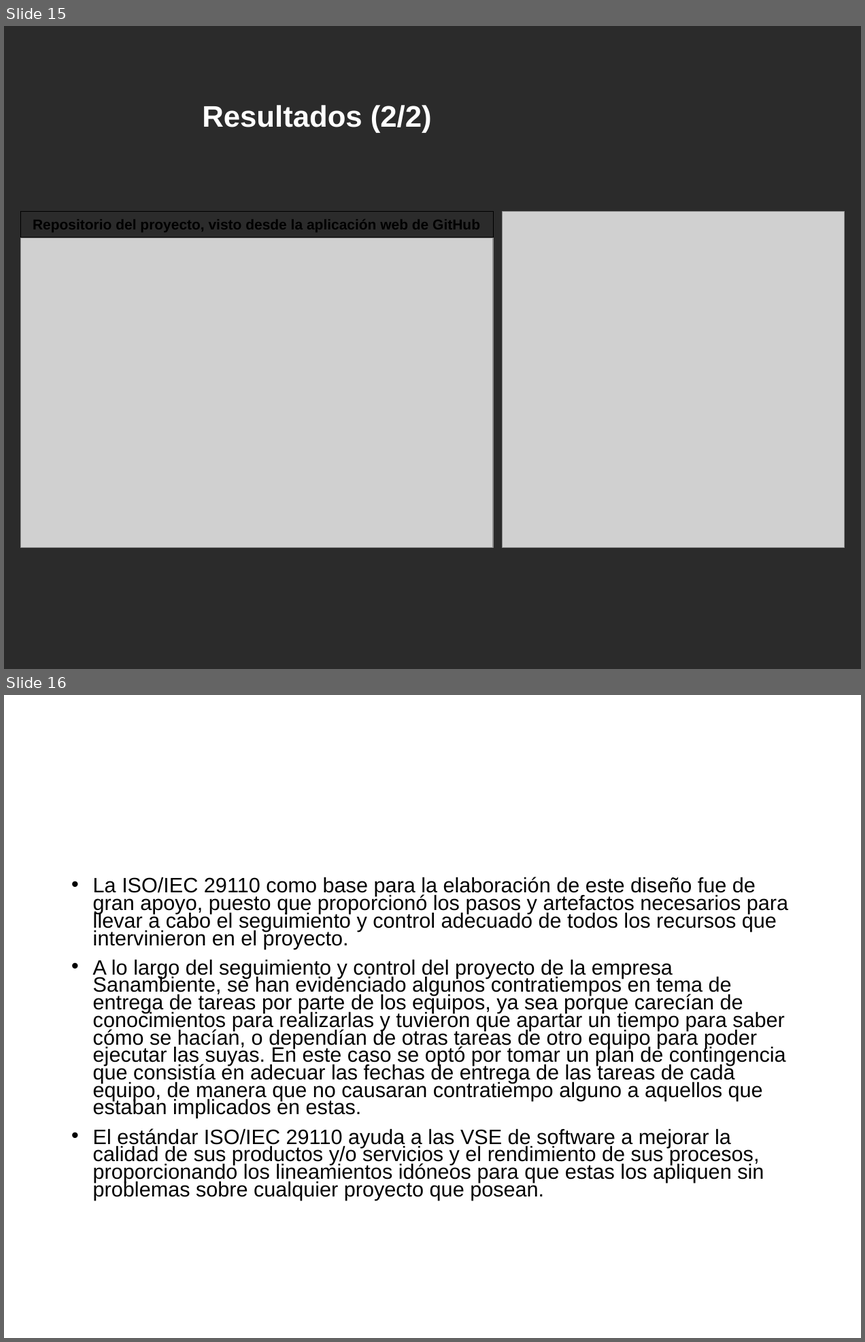
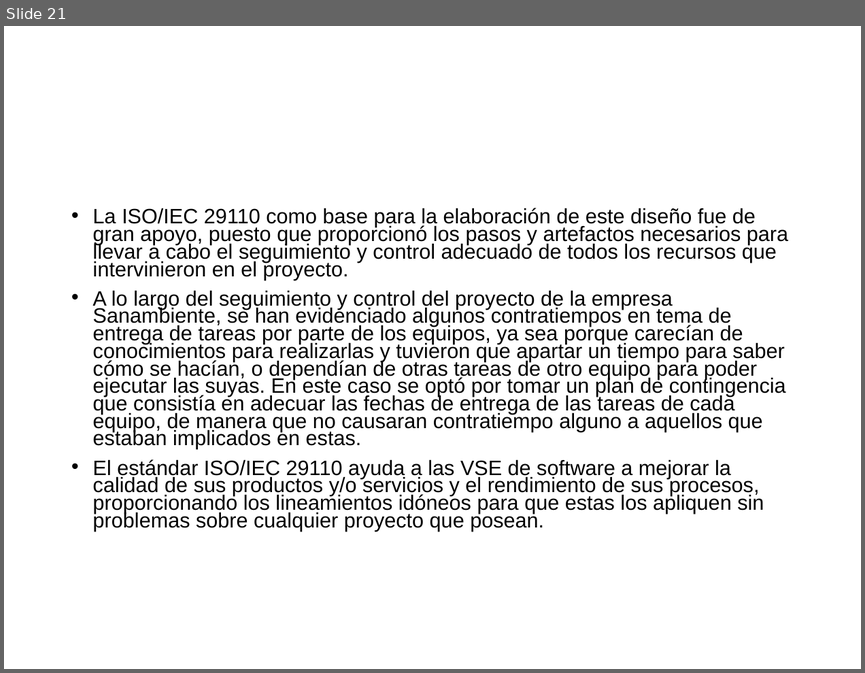
Before and after one commit to cristianpazu/Proyecto-Sanambiente, a slide deck: Documento(s) de proyecto de grado/Presentación del proyecto de grado.pptx. Shown one above the other, each under a label of ours: slides 15 and 16 before the commit, slide 21 after it. The pictures are 865x1342 and 865x673 pixels, drawn with LibreOffice and Linux fonts; fonts in the diff are those of the drawing; grey boxes stand for pictures; background and template pictures are left out; a plain dark background stands for a picture behind light text. Boxes give left, top, right and bottom in pixels: in the first picture for what was removed or moved away, otherwise in the second. Text is boxed around its words. In the diff, an @@ line names an element or a change of style, - is before the commit and + after.

Commit message:
Cambios en las diapositivas para la sustentación del proyecto

```diff
--- a/Documento(s) de proyecto de grado/Presentación del proyecto de grado.pptx
+++ b/Documento(s) de proyecto de grado/Presentación del proyecto de grado.pptx
@@ slide 15 removed at <box>4,26,861,669</box>, background picture (left out) @@
@@ title removed at <box>202,105,432,133</box> @@
-Resultados (2/2)
@@ rectangle removed at <box>20,212,492,237</box> @@
-Repositorio del proyecto, visto desde la aplicación web de GitHub
@@ picture removed at <box>502,212,844,548</box> @@
@@ picture removed at <box>20,237,492,548</box> @@
@@ what was slide 16 is now slide 21 @@
```
Also in this commit, not shown: 2 slides changed, 7 slides added, 1 other slide removed.
